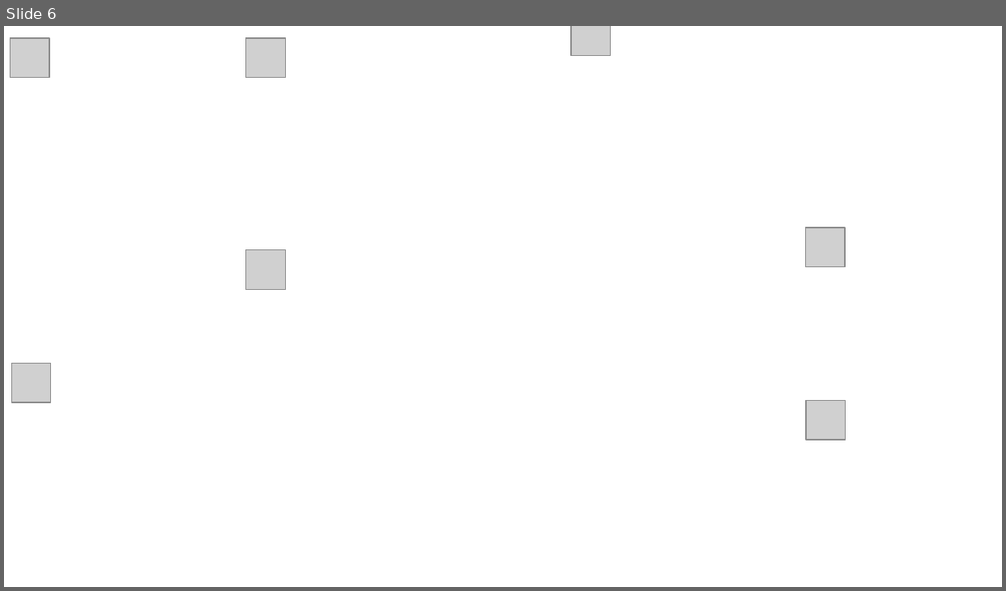
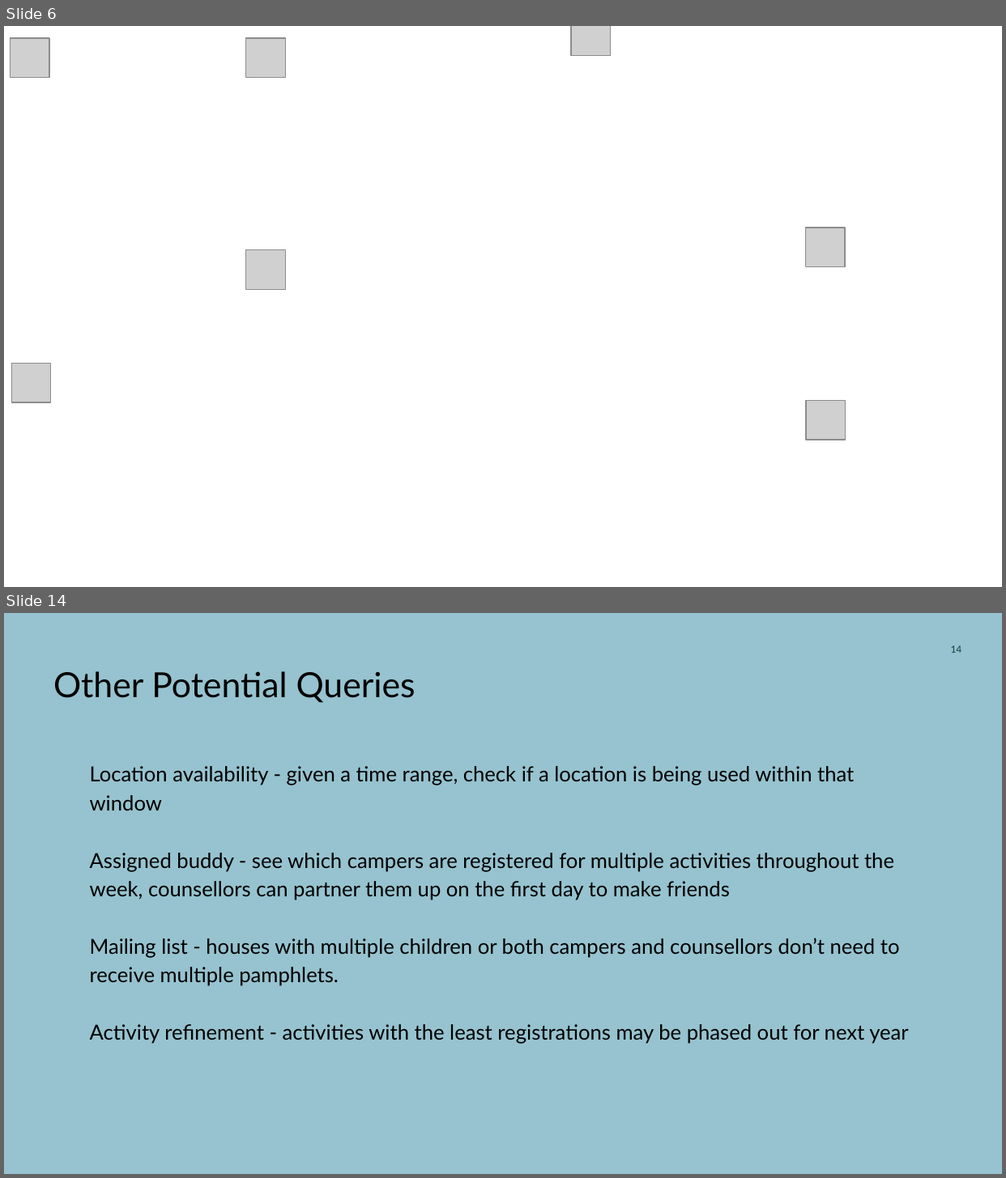
Before and after one commit to zhrangui/torontomu, a slide deck: Final Presentation.pptx. Shown one above the other, each under a label of ours: slide 6 before the commit, slides 6 and 14 after it; the slides between them are not shown. The pictures are 1006x591 and 1006x1178 pixels, drawn with LibreOffice and Linux fonts; fonts in the diff are those of the drawing; grey boxes stand for pictures; background and template pictures are left out. Boxes give left, top, right and bottom in pixels: in the first picture for what was removed or moved away, otherwise in the second. Text is boxed around its words. In the diff, an @@ line names an element or a change of style, - is before the commit and + after.

```diff
--- a/Final Presentation.pptx
+++ b/Final Presentation.pptx
@@ slide 14 added at <box>4,613,1002,1174</box>, background #96C3CF @@
@@ page number added at <box>951,645,962,653</box>, 7 pt, text #183C40 @@
+14
@@ title added at <box>53,671,415,703</box>, 25 pt, text #000000 @@
+Other Potential Queries
@@ title added at <box>90,766,909,1044</box>, 15 pt, text #000000 @@
+Location availability - given a time range, check if a location is being used within that window
+Assigned buddy - see which campers are registered for multiple activities throughout the week, counsellors can partner them up on the first day to make friends
+Mailing list - houses with multiple children or both campers and counsellors don’t need to receive multiple pamphlets.
+Activity refinement - activities with the least registrations may be phased out for next year
```
Also in this commit, not shown: 17 slides changed, 2 other slides added, 5 other files.
